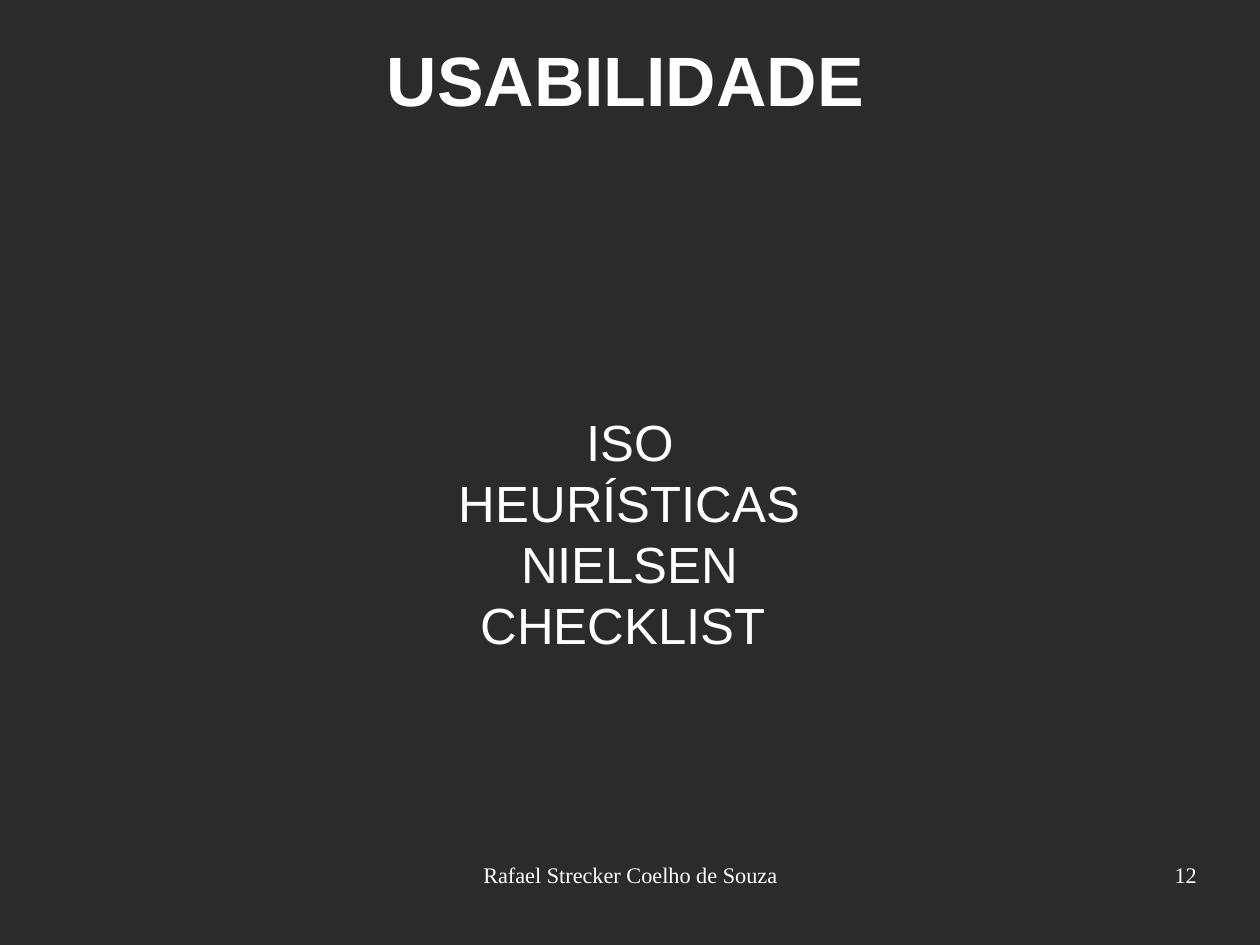
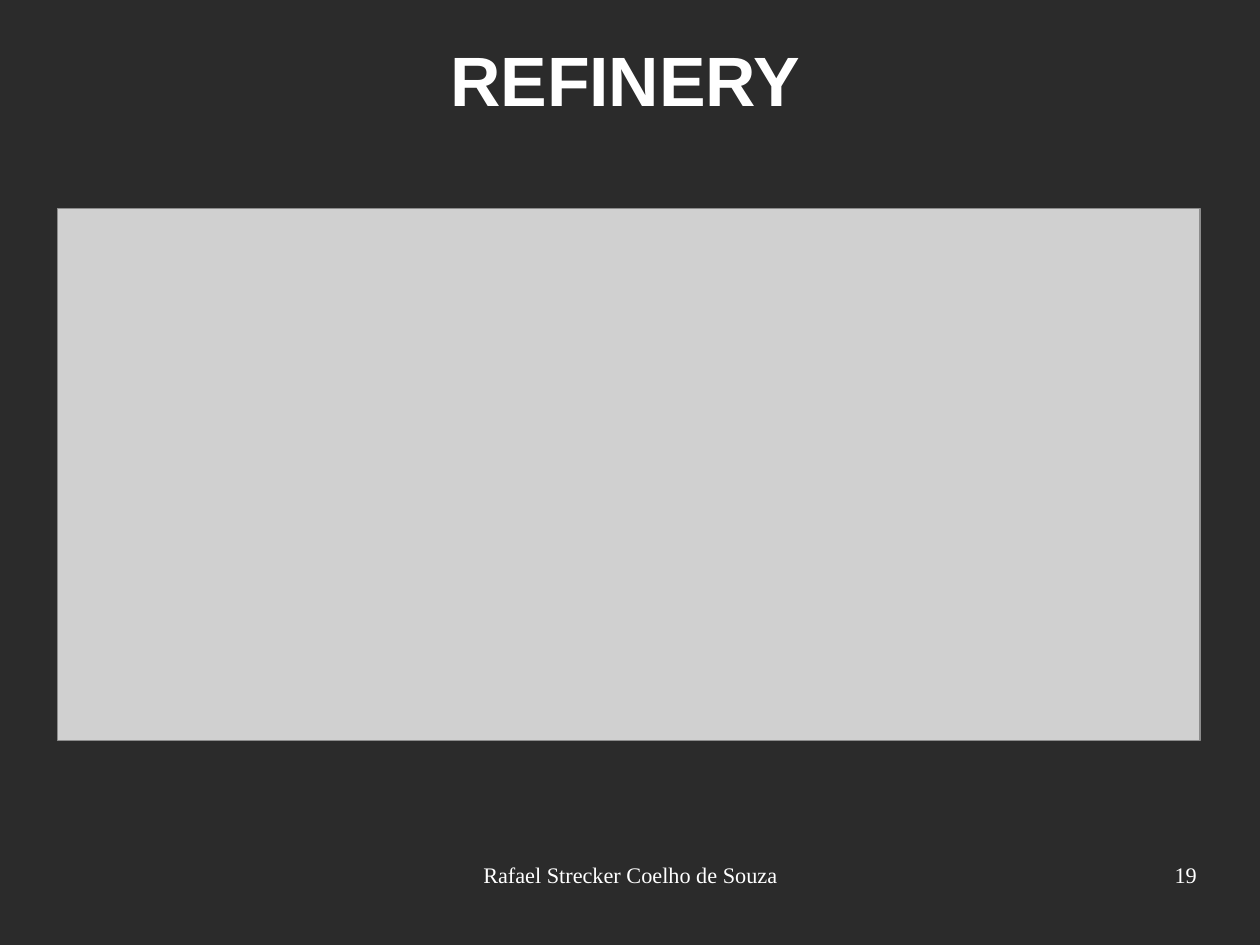
Before and after one commit to rafaelsouza/tcc, a slide deck: slide 19 of apresentacao/draft_apresentacao.odp (slide 12 before the commit). Drawn at 1260x945 pixels with LibreOffice and Linux fonts; fonts in the diff are those of the drawing; grey boxes stand for pictures; background and template pictures are left out; a plain dark background stands for a picture behind light text. Boxes give left, top, right and bottom in pixels: in the first picture for what was removed or moved away, otherwise in the second. Text is boxed around its words. In the diff, an @@ line names an element or a change of style, - is before the commit and + after.

```diff
--- a/apresentacao/draft_apresentacao.odp
+++ b/apresentacao/draft_apresentacao.odp
@@ title at <box>450,58,800,106</box>: text changed @@
-USABILIDADE
+REFINERY
@@ picture added at <box>57,208,1201,741</box> @@
@@ subtitle removed at <box>459,425,800,645</box> @@
-ISO
-HEURÍSTICAS
-NIELSEN
-CHECKLIST
@@ page number at <box>1175,868,1197,883</box>: text changed @@
-12
+19
```
Also in this commit, not shown: 10 other slides changed, 6 slides added, 9 other files.
